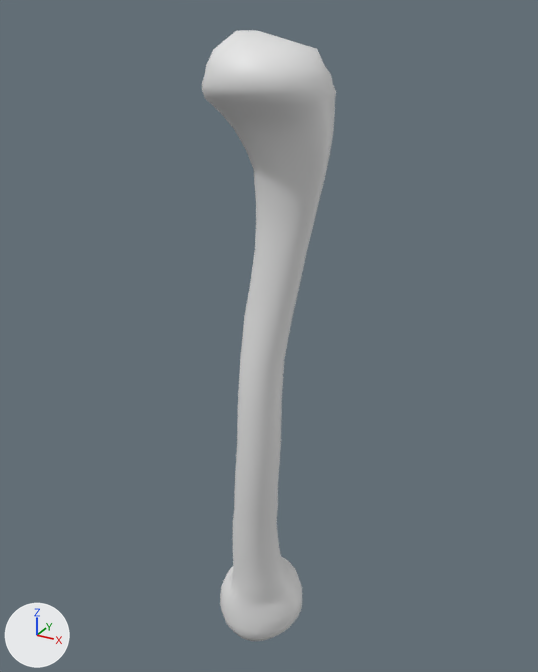
The glTF model osso.glb: old version first, new version second.
The view is the same before and after, from a 50 mm camera at (15.1, -27.1, 15.7) aimed at (-0.4, 1.0, 1.7). Every picture has the same lights, and +X, +Y and +Z are marked at lower left.

In view in the first picture: 'bone'.
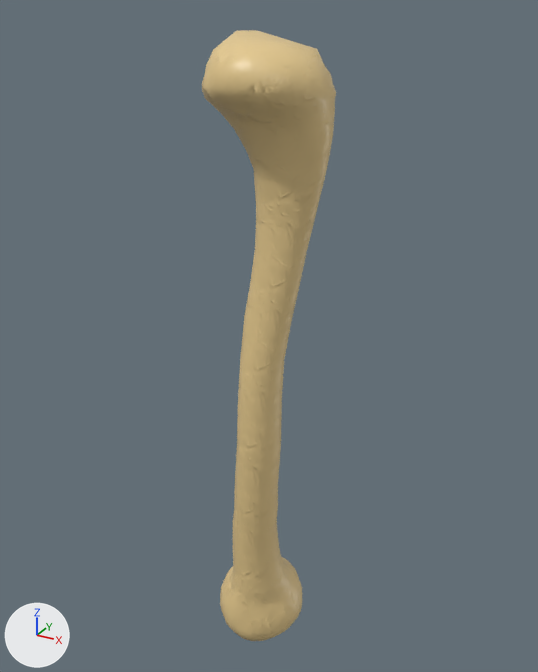
Commit message: Osso 3D a rodar :D

Location of each change, [x1, y1, x2, y2] in pixels of the pictures (538 x 672 px):
'bone', recoloured (grey to brown)
    both: [202, 30, 336, 641]

What changed in the scene script:
```text
Add img_414_normal:
    img_414_normal = load_image('414-normal', '_unpacked/414-normal', 512, 512, 'Non-Color')
Add mat_material:
    mat_material = bpy.data.materials.new('Material')
    # colours: beige #e7cb90
    # uses the picture img_414_normal
Change me_cylinder_001:
    where me_cylinder_001.from_pydata(...)  # 1120 vertices, 2236 faces; spans x -3.1..3.2, y -3.1..3.3, z -16.2..14.9
    add me_cylinder_001.materials.append(mat_material)
```
